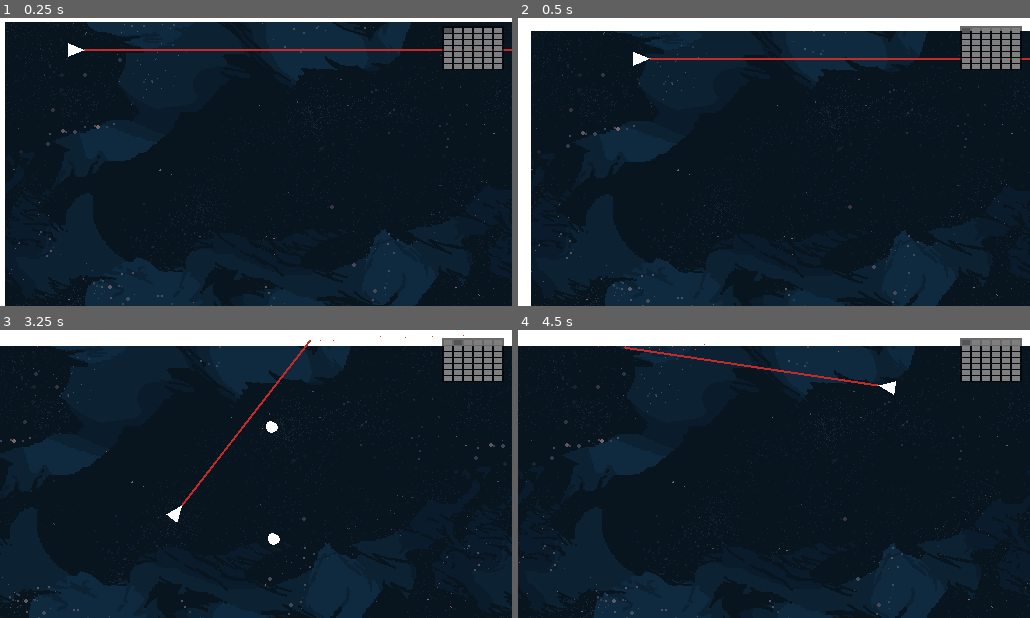
Above: before the commit, frames 1-4 (two rows, left to right).
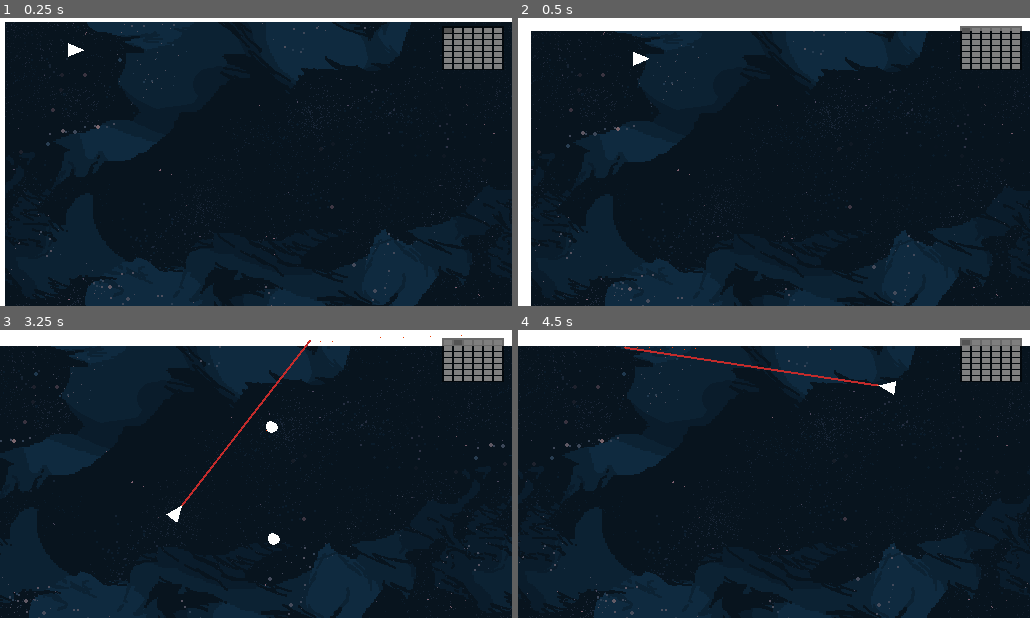
Above: after the commit, the same moments.

Repository: boukew99/godot_wild_jam_34
Game: Godot game, scene res://physics/2d/game.tscn
Same seed, same stepped clock (60 frames per second), same inputs: the game is played once before the commit and once after it. This scene is started directly instead of the project's main scene.
Inputs:
- Up to frame 1 (0.25 s): no input
- Up to frame 2 (0.5 s): no input
- Up to frame 3 (3.25 s): hold Right (right) 0.53-1.28 s; hold Z (laser) 0.53-1.28 s; hold Down (down) 1.28-2.03 s; tap Z (laser) at 1.35, 2.85 s; hold Right (right) 2.03-2.78 s; hold Z (laser) 2.03-2.78 s; hold Up (up) from 2.78 s (still down)
- Up to frame 4 (4.5 s): release Up (up) at 3.53 s; hold Z (laser) 3.53-4.28 s; hold Left (left) from 3.53 s (still down); tap Z (laser) at 4.35 s

The runs differ from the first frame. In frame 1, 0.5% of the frame differs, in the area x 16-100%, y 10-12%; in frame 2, 0.5%; in frame 3, less than 0.1%; in frame 4, less than 0.1%.

Commit message:
better spread

Diff:
--- a/godot_wild_jam_34/physics/2d/space_ship.tscn
+++ b/godot_wild_jam_34/physics/2d/space_ship.tscn
@@ -34,6 +34,7 @@
 cast_to = Vector2( 512, 0 )
 
 [node name="Line2D" type="Line2D" parent="Laser"]
+visible = false
 points = PoolVector2Array( 0, 0, 9, 0 )
 width = 2.0
 default_color = Color( 0.764706, 0.168627, 0.168627, 1 )
@@ -48,7 +49,6 @@
 speed_scale = 6.51
 local_coords = false
 direction = Vector2( -1, 0 )
-spread = 90.0
 gravity = Vector2( 0, 0 )
 initial_velocity = 5.0
 color = Color( 0.929412, 0.254902, 0.0196078, 1 )
